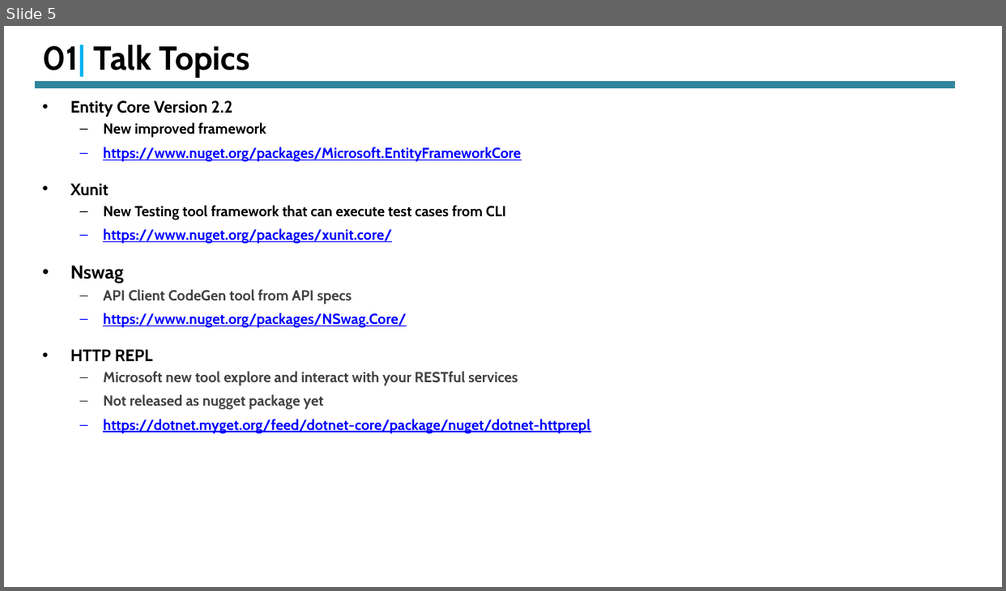
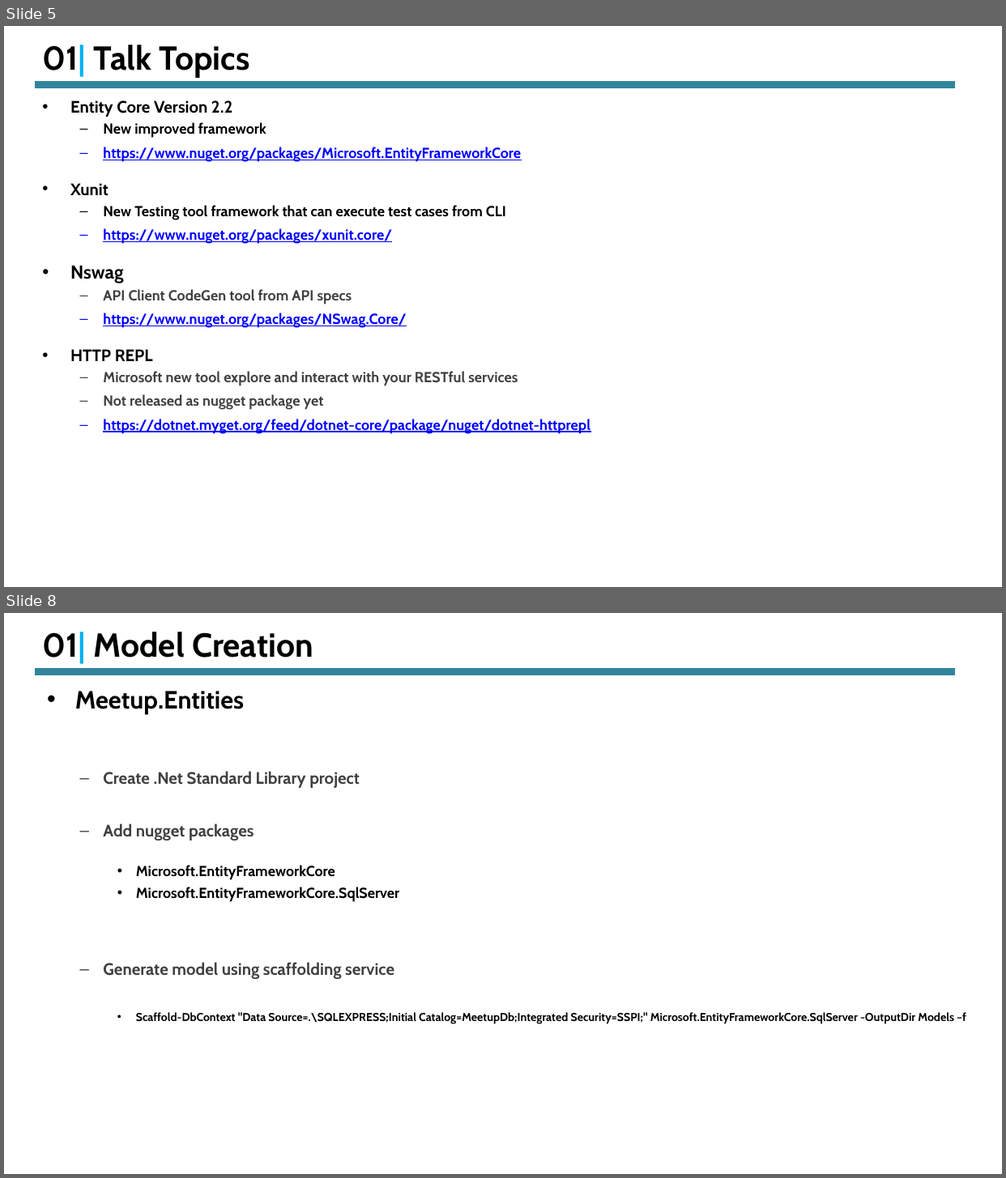
Before and after one commit to vkg-mca/Meetup, a slide deck: End-To-End Rapid API Development With DotNet Core .pptx. Shown one above the other, each under a label of ours: slide 5 before the commit, slides 5 and 8 after it; the slides between them are not shown. The pictures are 1006x591 and 1006x1178 pixels, drawn with LibreOffice and Linux fonts; fonts in the diff are those of the drawing. Boxes give left, top, right and bottom in pixels: in the first picture for what was removed or moved away, otherwise in the second. Text is boxed around its words. In the diff, an @@ line names an element or a change of style, - is before the commit and + after.

```diff
--- a/End-To-End Rapid API Development With DotNet Core .pptx
+++ b/End-To-End Rapid API Development With DotNet Core .pptx
@@ slide 8 added at (4, 613, 1002, 1174), background #FFFFFF @@
@@ title added at (43, 632, 313, 664), 32 pt, text #000000, bold @@
+01| Model Creation
@@ line added from (35, 671) to (955, 671), #31859C 6.5 pt @@
@@ text added at (75, 691, 966, 1024), 11 pt, text #000000, bold @@
+• Meetup.Entities
+  – Create .Net Standard Library project
+  – Add nugget packages
+    • Microsoft.EntityFrameworkCore
+    • Microsoft.EntityFrameworkCore.SqlServer
+  – Generate model using scaffolding service
+    • Scaffold-DbContext "Data Source=.\SQLEXPRESS;Initial Catalog=MeetupDb;Integrated Security=SSPI;" Microsoft.EntityFrameworkCore.SqlServer -OutputDir Models –f
```
Also in this commit, not shown: 7 slides changed, 4 other slides added, 1 slide removed.
